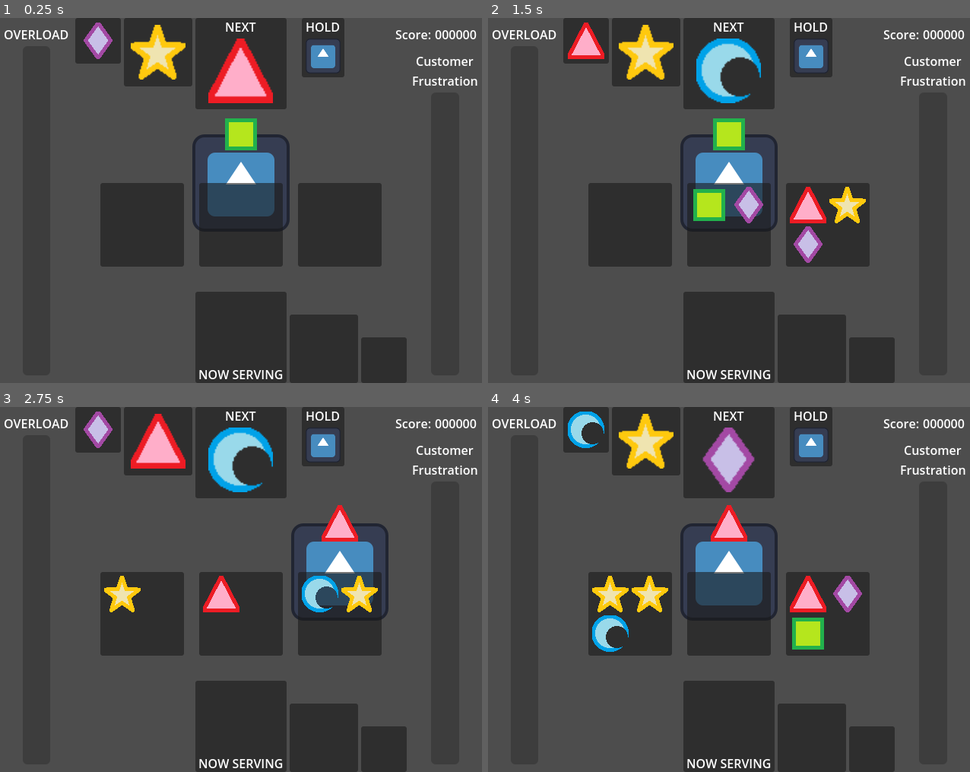
Above: before the commit, frames 1-4 (two rows, left to right).
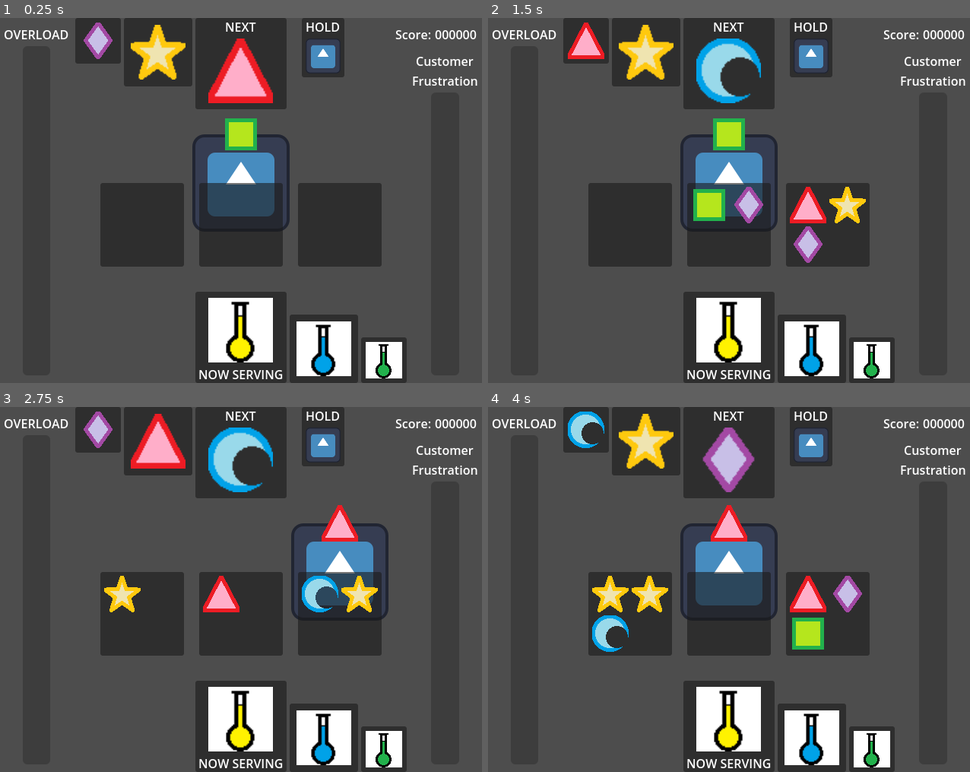
Above: after the commit, the same moments.

Repository: SamBumgardner/cure-all
Game: Godot game, scene res://src/gameplay/gameplay.tscn
The game is run twice, just before and just after one commit, with the same random seed, the same clock (stepped at 60 frames per second) and the same inputs. The engine's default icon, where the game draws it, is replaced by a stand-in: a white triangle on a blue panel in a dark square.
Inputs:
- Up to frame 1 (0.25 s): no input
- Up to frame 2 (1.5 s): tap Enter (ui_accept) at 0.5, 0.6, 0.77, 1.07, 1.35 s; hold Right (ui_right) 0.53-1.28 s; hold Left (ui_left) from 1.28 s (still down)
- Up to frame 3 (2.75 s): tap Enter (ui_accept) at 1.52, 1.82, 2.1 s; release Left (ui_left) at 2.03 s; hold Right (ui_right) from 2.03 s (still down)
- Up to frame 4 (4 s): tap Enter (ui_accept) at 2.75, 2.85, 3.02, 3.32, 3.6, 3.77 s; release Right (ui_right) at 3.53 s; hold Left (ui_left) from 3.53 s (still down)

The runs differ from the first frame. In frame 1, 4.8% of the frame differs, in the area x 43-84%, y 76-99%; in frame 2, 4.8%; in frame 3, 4.8%; in frame 4, 4.8%.

Commit message:
basic potion queue

Diff:
--- a/game/src/gameplay/gameplay.gd
+++ b/game/src/gameplay/gameplay.gd
@@ -28,6 +28,7 @@
 
     current_player_cauldron_i = cauldron_anchors.size() / 2
     take_next_ingredient()
+    hud.update_potion_queue(queue_helper.queued_potions)
 
 func _process(_delta: float) -> void:
     if Input.is_action_just_pressed("ui_left"):
@@ -44,7 +45,7 @@
         take_next_ingredient()
 
 func take_next_ingredient():
-    held_ingredient_type = queue_helper.cycle_queue()
+    held_ingredient_type = queue_helper.cycle_ingredient_queue()
     hud.update_ingredient_queue(queue_helper.queued_ingredients)
 
 func _on_cauldron_potion_produced(
@@ -54,6 +55,9 @@
     cauldron_index: int
 ):
     print_debug("we made a potion with level %s and types %s!" % [potion.level, potion.types])
+    var queued_potion = queue_helper.get_front_potion()
+    if queued_potion.types[0] in potion.types:
+        _matched_queue_potion()
 
     var left_cauldron = _get_wrapped_cauldron(cauldron_index, -1)
     for ingredient in splash_left:
@@ -71,3 +75,8 @@
         new_cauldron_i = new_cauldron_i % cauldrons.size()
 
     return cauldrons[new_cauldron_i]
+
+func _matched_queue_potion():
+    queue_helper.cycle_potion_queue()
+    hud.update_potion_queue(queue_helper.queued_potions)
+    # score points
--- a/game/src/gameplay/helper/potion.gd
+++ b/game/src/gameplay/helper/potion.gd
@@ -1,4 +1,6 @@
 class_name Potion extends RefCounted
+
+const POTION_ICON_FORMAT: String = "res://assets/art/%s_potion.png"
 
 var level: int
 var types: Array[Ingredient.TYPES]
--- a/game/src/gameplay/helper/queue_helper.gd
+++ b/game/src/gameplay/helper/queue_helper.gd
@@ -5,22 +5,39 @@
 
 var unqueued_ingredients: Array[Ingredient.TYPES] = []
 var queued_ingredients: Array[Ingredient.TYPES] = []
-var queued_ingredient_names: Array:
-    get():
-        return queued_ingredients.map(func(x): return Ingredient.INGREDIENT_NAMES[x])
+
+var unqueued_potions: Array[Potion] = []
+var queued_potions: Array[Potion] = []
 
 func _init() -> void:
     refill_unqueued_ingredients()
+    refill_unqueued_potions()
     for i in QUEUE_SIZE:
         queued_ingredients.append(unqueued_ingredients.pop_back())
+        queued_potions.append(unqueued_potions.pop_back())
 
 func refill_unqueued_ingredients():
     while unqueued_ingredients.size() <= (BAG_RANDOMIZER_COUNT - 1) * Ingredient.COUNT:
         unqueued_ingredients.append_array(Ingredient.TYPES.values())
         unqueued_ingredients.shuffle()
 
-func cycle_queue() -> Ingredient.TYPES:
+func cycle_ingredient_queue() -> Ingredient.TYPES:
     queued_ingredients.append(unqueued_ingredients.pop_back())
     refill_unqueued_ingredients()
 
     return queued_ingredients.pop_front()
+
+func refill_unqueued_potions():
+    while unqueued_potions.size() <= (BAG_RANDOMIZER_COUNT - 1) * Ingredient.COUNT:
+        for type in Ingredient.TYPES.values():
+            unqueued_potions.append(Potion.new(0, [type]))
+        unqueued_potions.shuffle()
+
+func get_front_potion():
+    return queued_potions.front()
+
+func cycle_potion_queue() -> Potion:
+    queued_potions.append(unqueued_potions.pop_back())
+    refill_unqueued_potions()
+
+    return queued_potions.pop_front()
--- a/game/src/gameplay/ui/hud.gd
+++ b/game/src/gameplay/ui/hud.gd
@@ -1,6 +1,10 @@
 class_name Hud extends Control
 
 @onready var ingredient_queue: IngredientQueue = $IngredientQueue
+@onready var potion_queue: PotionQueue = $PotionQueue
 
 func update_ingredient_queue(ingredient_types: Array[Ingredient.TYPES]):
     ingredient_queue.set_queue_icon_textures(ingredient_types)
+
+func update_potion_queue(potions: Array[Potion]):
+    potion_queue.set_queue_icon_textures(potions)
--- a/game/src/gameplay/ui/hud.tscn
+++ b/game/src/gameplay/ui/hud.tscn
@@ -1,9 +1,11 @@
-[gd_scene load_steps=5 format=3 uid="uid://cgnajcvst8qr7"]
+[gd_scene load_steps=7 format=3 uid="uid://cgnajcvst8qr7"]
 
 [ext_resource type="Script" path="res://src/gameplay/ui/ingredient_queue.gd" id="1_25ctl"]
 [ext_resource type="Texture2D" uid="uid://cf3dlx7olnpnr" path="res://icon.svg" id="1_b5dn5"]
 [ext_resource type="Script" path="res://src/gameplay/ui/hud.gd" id="1_q6liu"]
 [ext_resource type="Texture2D" uid="uid://c6vvyjohdo563" path="res://assets/art/diamond_icon.png" id="2_2asxs"]
+[ext_resource type="Script" path="res://src/gameplay/ui/potion_queue.gd" id="4_mmc77"]
+[ext_resource type="Texture2D" uid="uid://cbhcu253y6kif" path="res://assets/art/moon_potion.png" id="5_gpgc3"]
 
 [node name="Hud" type="Control"]
 layout_mode = 3
@@ -89,7 +91,7 @@
 texture = ExtResource("2_2asxs")
 stretch_mode = 4
 
-[node name="CustomerQueue" type="HBoxContainer" parent="."]
+[node name="PotionQueue" type="HBoxContainer" parent="."]
 layout_mode = 1
 anchors_preset = -1
 anchor_left = 0.5
@@ -98,32 +100,75 @@
 anchor_bottom = 1.0
 offset_left = -60.0
 grow_vertical = 0
-
-[node name="FirstCustomer" type="Panel" parent="CustomerQueue"]
+script = ExtResource("4_mmc77")
+
+[node name="FirstPotion" type="Panel" parent="PotionQueue"]
 custom_minimum_size = Vector2(120, 120)
 layout_mode = 2
 
-[node name="Label" type="Label" parent="CustomerQueue/FirstCustomer"]
-layout_mode = 1
-anchors_preset = 12
-anchor_top = 1.0
-anchor_right = 1.0
-anchor_bottom = 1.0
-offset_top = -23.0
-grow_horizontal = 2
-grow_vertical = 0
+[node name="VBoxContainer" type="VBoxContainer" parent="PotionQueue/FirstPotion"]
+layout_mode = 1
+anchors_preset = 15
+anchor_right = 1.0
+anchor_bottom = 1.0
+grow_horizontal = 2
+grow_vertical = 2
+
+[node name="Icon" type="TextureRect" parent="PotionQueue/FirstPotion/VBoxContainer"]
+custom_minimum_size = Vector2(85, 85)
+layout_mode = 2
+size_flags_vertical = 10
+texture = ExtResource("5_gpgc3")
+stretch_mode = 5
+
+[node name="Label" type="Label" parent="PotionQueue/FirstPotion/VBoxContainer"]
+layout_mode = 2
+size_flags_vertical = 8
 text = "NOW SERVING"
 horizontal_alignment = 1
 
-[node name="SecondCustomer" type="Panel" parent="CustomerQueue"]
+[node name="SecondPotion" type="Panel" parent="PotionQueue"]
 custom_minimum_size = Vector2(90, 90)
 layout_mode = 2
 size_flags_vertical = 8
 
-[node name="ThirdCustomer" type="Panel" parent="CustomerQueue"]
+[node name="Icon" type="TextureRect" parent="PotionQueue/SecondPotion"]
+custom_minimum_size = Vector2(72, 72)
+layout_mode = 1
+anchors_preset = 8
+anchor_left = 0.5
+anchor_top = 0.5
+anchor_right = 0.5
+anchor_bottom = 0.5
+offset_left = -24.0
+offset_top = -24.0
+offset_right = 24.0
+offset_bottom = 24.0
+grow_horizontal = 2
+grow_vertical = 2
+texture = ExtResource("5_gpgc3")
+stretch_mode = 4
+
+[node name="ThirdPotion" type="Panel" parent="PotionQueue"]
 custom_minimum_size = Vector2(60, 60)
 layout_mode = 2
 size_flags_vertical = 8
+
+[node name="Icon" type="TextureRect" parent="PotionQueue/ThirdPotion"]
+custom_minimum_size = Vector2(48, 48)
+layout_mode = 1
+anchors_preset = 8
+anchor_left = 0.5
+anchor_top = 0.5
+anchor_right = 0.5
+anchor_bottom = 0.5
+offset_left = -24.0
+offset_top = -24.0
+offset_right = 24.0
+offset_bottom = 24.0
+grow_horizontal = 2
+grow_vertical = 2
+texture = ExtResource("5_gpgc3")
 
 [node name="ScoreContainer" type="HBoxContainer" parent="."]
 layout_mode = 1
--- /dev/null
+++ b/game/src/gameplay/ui/potion_queue.gd
@@ -0,0 +1,11 @@
+class_name PotionQueue extends HBoxContainer
+
+@onready var queue_icons: Array[TextureRect] = [
+    $FirstPotion/VBoxContainer/Icon,
+    $SecondPotion/Icon,
+    $ThirdPotion/Icon,
+]
+
+func set_queue_icon_textures(potions: Array[Potion]):
+    for i in queue_icons.size():
+        queue_icons[i].texture = load(Potion.POTION_ICON_FORMAT % Ingredient.INGREDIENT_NAMES[potions[i].types[0]])
